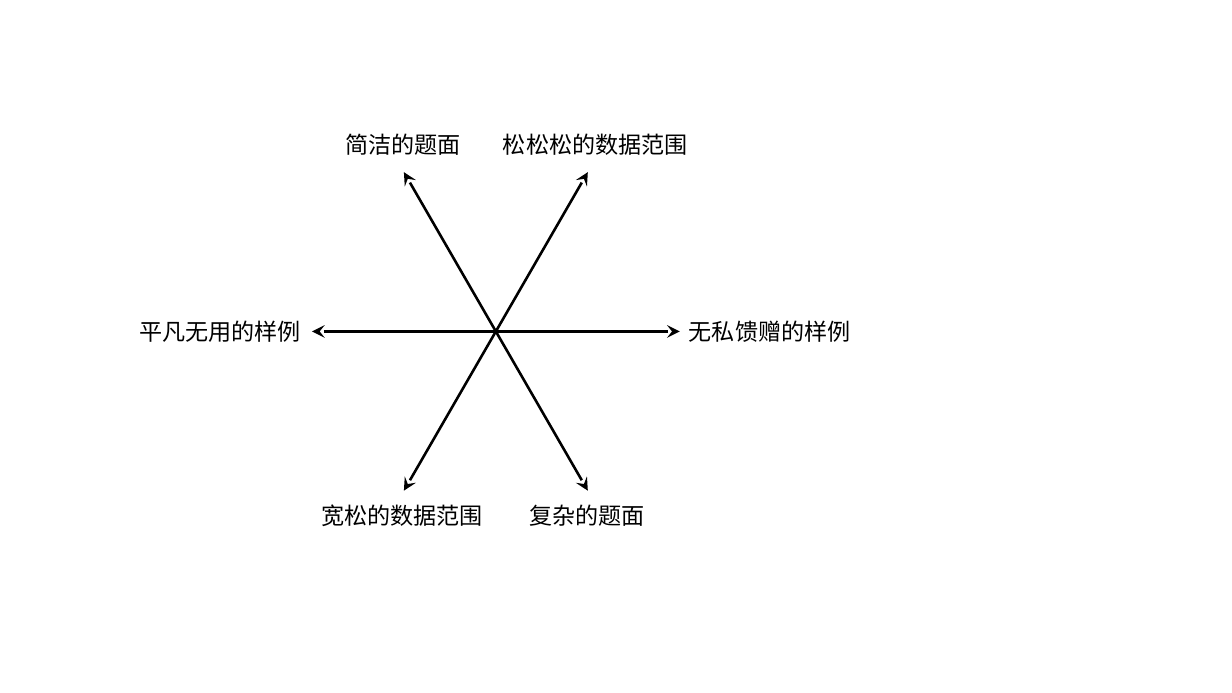
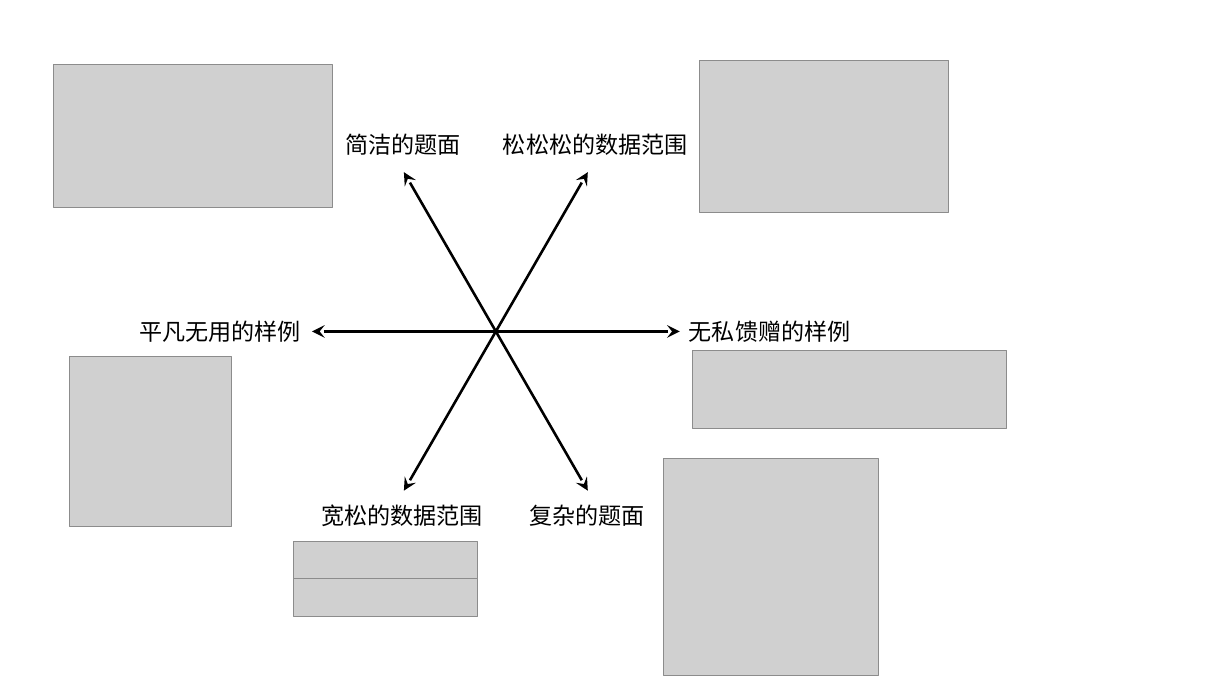
Before and after one commit to yylidiw/thupc_1, a slide deck: slide 1 of day0/F/resources/graph1.pptx. Drawn at 1232x693 pixels with LibreOffice and Linux fonts; fonts in the diff are those of the drawing; grey boxes stand for pictures. Boxes give left, top, right and bottom in pixels: in the first picture for what was removed or moved away, otherwise in the second. Text is boxed around its words. In the diff, an @@ line names an element or a change of style, - is before the commit and + after.

```diff
--- a/day0/F/resources/graph1.pptx
+++ b/day0/F/resources/graph1.pptx
@@ picture added at [54,65,332,208] @@
@@ picture added at [700,60,949,213] @@
@@ picture added at [69,357,231,527] @@
@@ picture added at [693,350,1007,429] @@
@@ picture added at [664,458,879,676] @@
@@ picture added at [294,542,478,579] @@
@@ picture added at [294,579,478,617] @@
```
Also in this commit, not shown: 13 other files.
